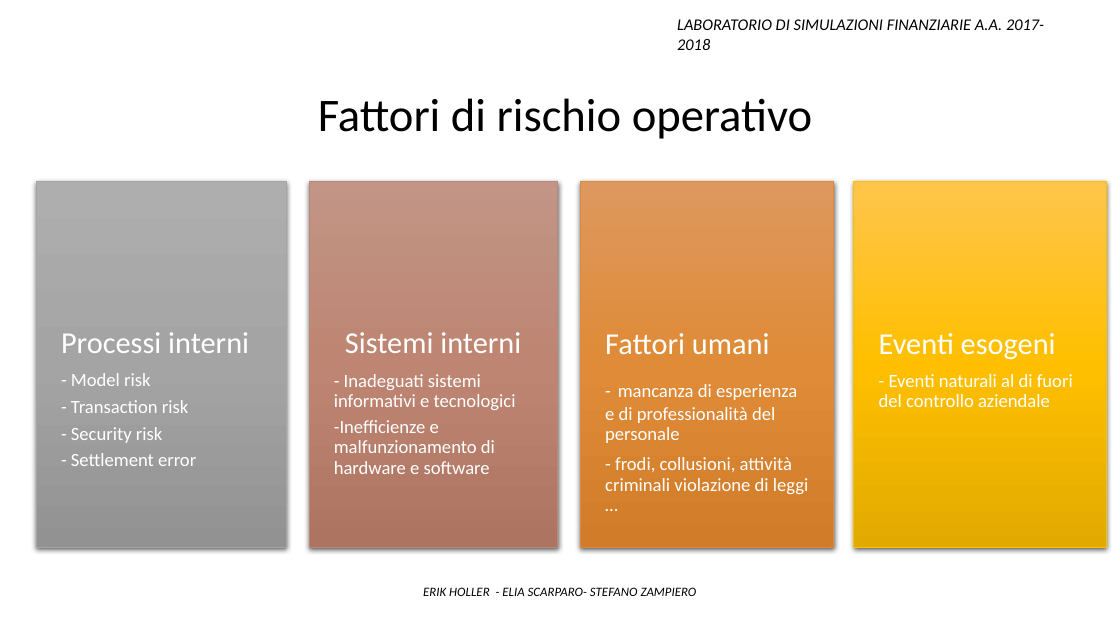
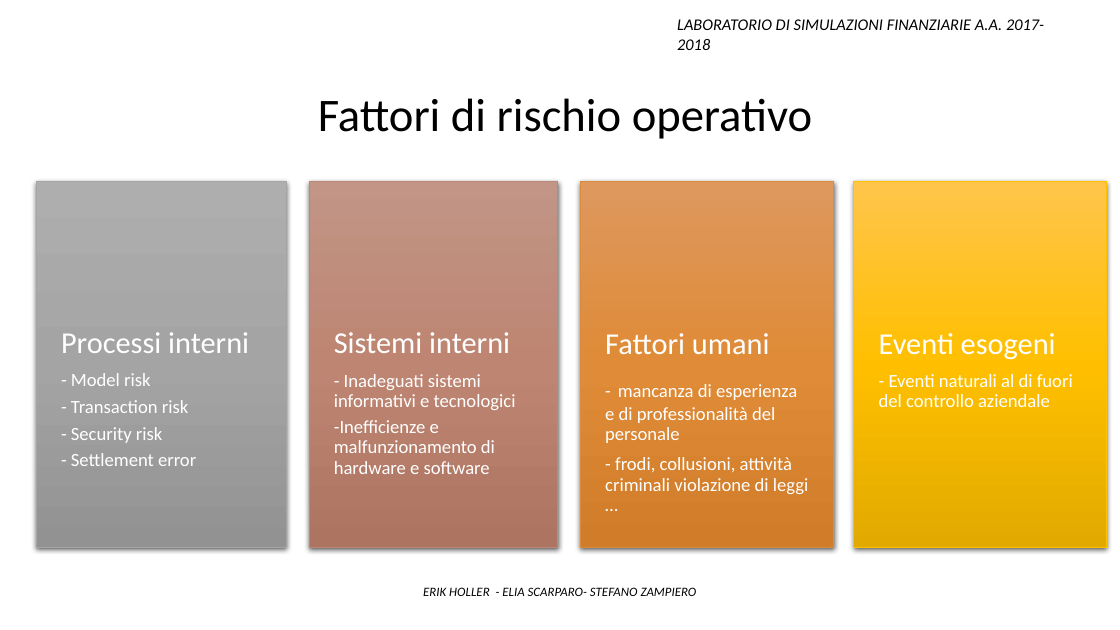
Before and after one commit to Stegirsanov/Laboratorio-di-simulazioni-finanziarie-project, a slide deck: slide 5 of Presentazione ppt/Presentazione_finale.pptx. Drawn at 1120x630 pixels with LibreOffice and Linux fonts; fonts in the diff are those of the drawing. Boxes give left, top, right and bottom in pixels: in the first picture for what was removed or moved away, otherwise in the second. Text is boxed around its words. In the diff, an @@ line names an element or a change of style, - is before the commit and + after.

```diff
--- a/Presentazione ppt/Presentazione_finale.pptx
+++ b/Presentazione ppt/Presentazione_finale.pptx
@@ text at bbox=[334, 332, 510, 353]: alignment centre to left @@
```
Also in this commit, not shown: 12 other slides changed, 3 slides added, 1 other file.
